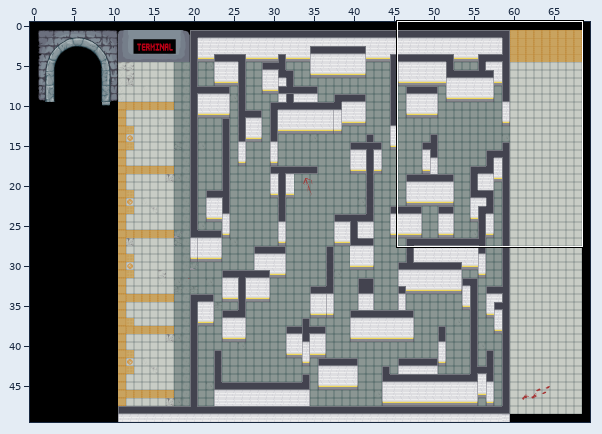
A Tiled map gets an edit: assets/maps/mapTest.tmx. Above, an overview of the earlier version with the close-up marked.
Close-up. As it was:
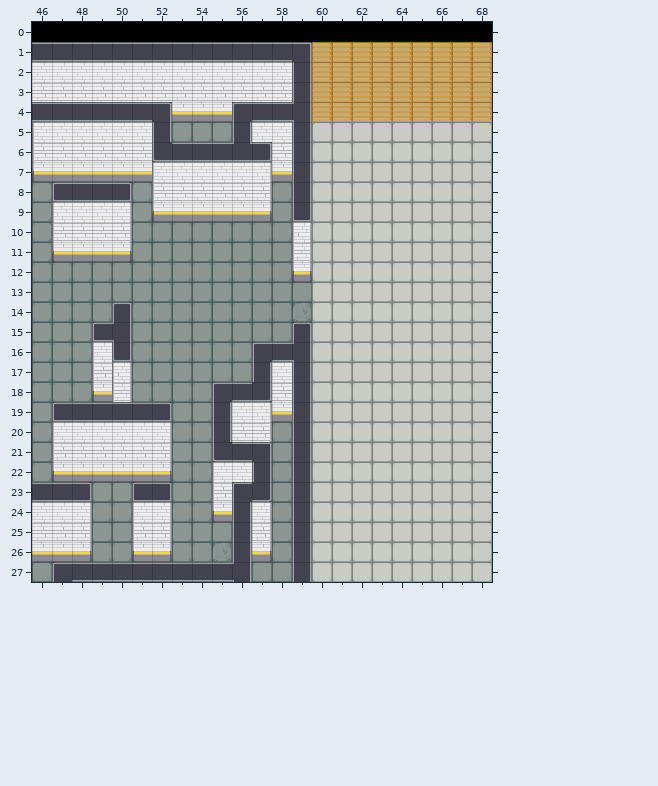
Cells are 32x32 px. Shown: x 46..68, y 0..27. The commit also changed other parts of the map, which this record leaves out.
After the commit:
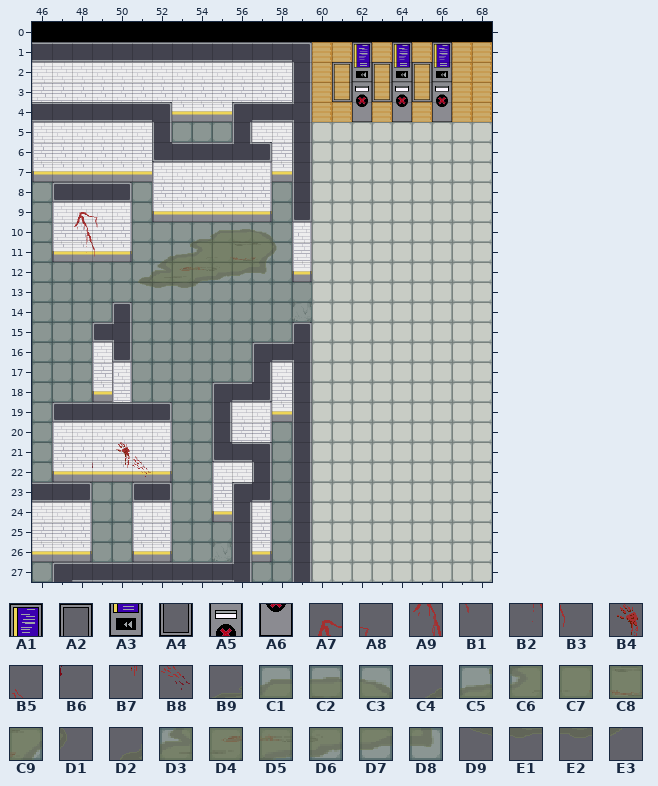
Key: from "closed_door": A1 1, A2 2, A3 3, A4 4, A5 5, A6 7; from "q1_decos": A7 87, A8 88, A9 107, B1 108, B2 127, B3 128, B4 156, B5 157, B6 175, B7 176, B8 177; from "q2_decos": B9 211, C1 212, C2 213, C3 214, C4 229, C5 230, C6 231, C7 232, C8 233, C9 234, D1 235, D2 248, D3 249, D4 250, D5 251, D6 252, D7 253, D8 254, D9 268, E1 269, E2 270, E3 271.
__ is an empty cell.
Tiles of an added or newly shown layer are drawn over the layers below it.
See-through tiles are keyed as they look on the map.
What changed:
Layer "walkable floors" (now shown):
y 10: x 54..57 __ __ __ __ -> B9 C1 C2 C3
y 11: x 52..58 __ __ __ __ __ __ __ -> C4 C5 C6 C7 C8 C9 D1
y 12: x 51..57 __ __ __ __ __ __ __ -> D2 D3 D4 D5 D6 D7 D8
y 13: x 51..54 __ __ __ __ -> D9 E1 E2 E3
Layer "Walls":
y 1: x 62 __ -> A1; x 64 __ -> A1; x 66 __ -> A1
y 2: x 61..66 __ __ __ __ __ __ -> A2 A3 A2 A3 A2 A3
y 3: x 61..66 __ __ __ __ __ __ -> A4 A5 A4 A5 A4 A5
y 4: x 62 __ -> A6; x 64 __ -> A6; x 66 __ -> A6
Layer "Wall Roofs":
y 9: x 48..49 __ __ -> A7 A8
y 10: x 48..49 __ __ -> A9 B1
y 11: x 48..49 __ __ -> B2 B3
y 21: x 50..51 __ __ -> B4 B5
y 22: x 49..51 __ __ __ -> B6 B7 B8
Boxes around the changes in both close-ups, in picture pixels (x1, y1, x2, y2):
added: (332, 42, 452, 122)
added: (74, 212, 98, 257)
added: (138, 229, 277, 288)
added: (92, 442, 151, 477)
